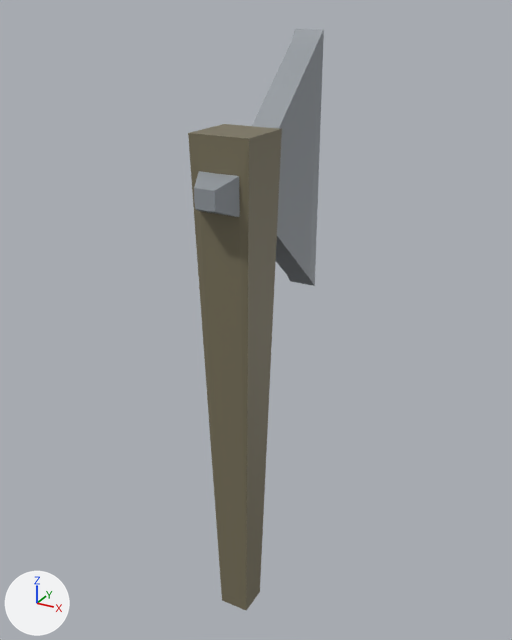
An edit to the Blender file Assets/Art/Models/Unit/Weapons/Axe.blend, drawn before and after from the same camera.
Camera for both pictures: a 50 mm camera at (3.66, -6.59, 4.99) aimed at (-0.1, 0.24, 1.57). Lighting does not change. The marker at lower left points along +X, +Y and +Z.

Objects in the first picture: 'Axe'.
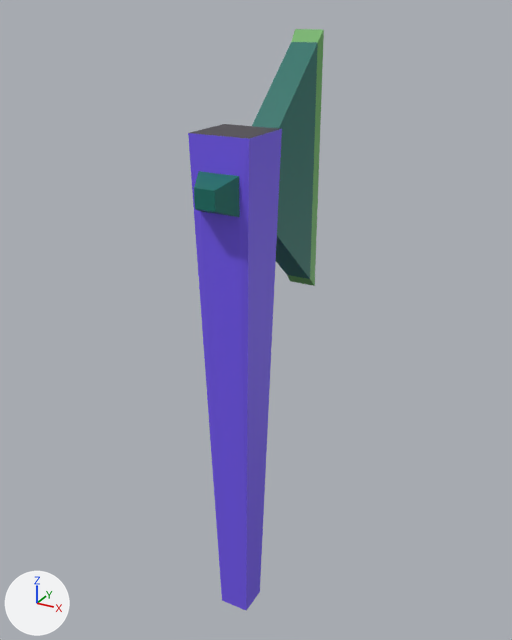
What differs and where, as boxes (x1, y1, x2, y2) in the pictures (512 x 640 px):
'Axe', surface changed: (188, 29, 324, 610) in both

Edits to the bpy script that builds the scene:
```text
Add img_colorpalette_png:
    img_colorpalette_png = load_image('ColorPalette.png', '../../../../ColorPalette.png', 9, 10, 'sRGB')
Change mat_material:
    mat_material.texture: img_palette_png -> img_colorpalette_png
Change me_axe:
    where me_axe.from_pydata(...)  # 28 vertices, 26 faces; spans x -0.33..0.35, y -0.98..1.29, z -2.19..4.77
    used by ob_axe; location = (0.0, 0.0, 0.0)
    me_axe part 1: texture (UV) coordinates of 25 of 26 faces, centred in x -0.25..0.27, y -0.98..1.29, z -2.19..4.71, changed; they spanned u 0.65..0.77, v 0.75..0.84 and now span u 0.62..0.95, v 0.63..0.95
```
